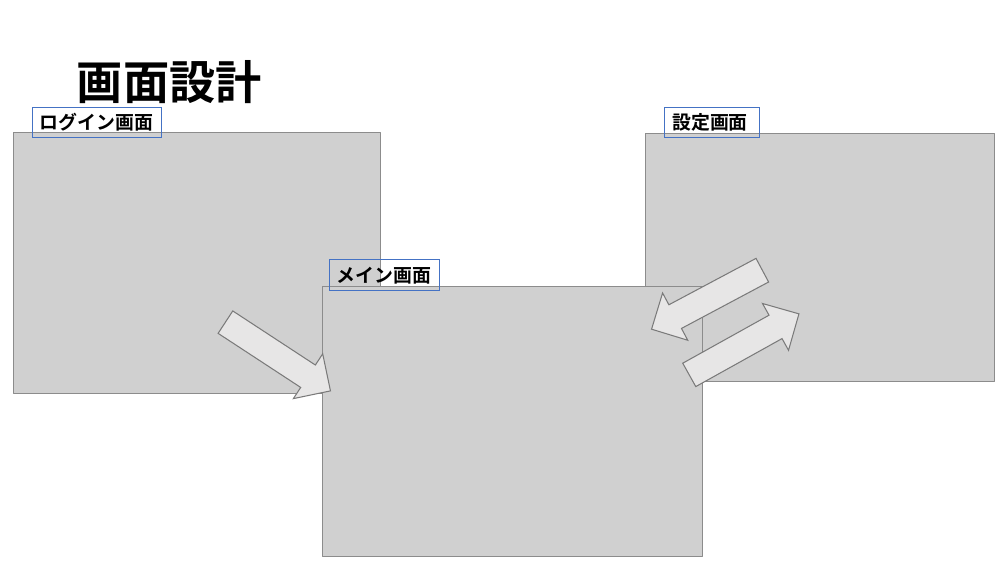
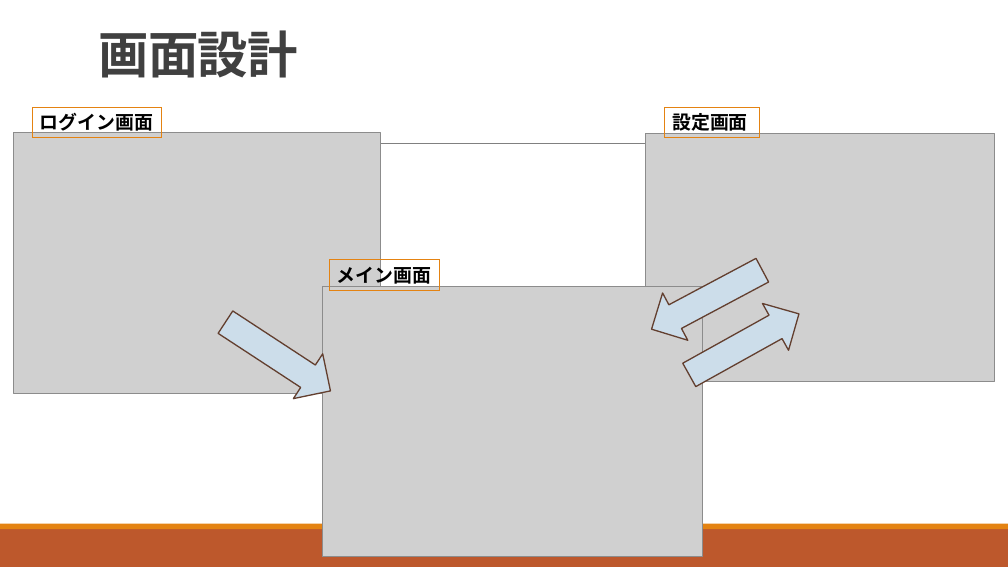
Before and after one commit to ivy239007/UG, a slide deck: slide 4 of プレゼン資料/Webアプリ開発発表資料藤谷 - コピー.pptx. Drawn at 1008x567 pixels with LibreOffice and Linux fonts; fonts in the diff are those of the drawing; grey boxes stand for pictures. Boxes give left, top, right and bottom in pixels: in the first picture for what was removed or moved away, otherwise in the second. Text is boxed around its words. In the diff, an @@ line names an element or a change of style, - is before the commit and + after.

```diff
--- a/プレゼン資料/Webアプリ開発発表資料藤谷 - コピー.pptx
+++ b/プレゼン資料/Webアプリ開発発表資料藤谷 - コピー.pptx
@@ title "画面設計": place and size @@
-title "画面設計" at [77,60,262,111]
+title "画面設計" at [98,30,298,78]
@@ title "画面設計" at [98,30,298,78]: size 44 to 48 pt, font Noto Sans CJK JP to Calibri, text colour #000000 to #404040, letter spacing 0 to -0.5 pt; line spacing 0.9 to 0.85; vertical alignment middle to bottom @@
@@ font Noto Sans CJK JP to Calibri; outline #4472C4 0.75 pt to #E48312 0.75 pt in 3 elements at [329,260,439,290], [33,107,162,138], [665,107,760,138] @@
@@ line added from (99, 144) to (923, 144), #808080 0.5 pt @@
@@ fill #E7E6E6 to #CCDDEA; outline #7A7A7A 1 pt to #63402F 1.25 pt in 3 elements at [211,300,345,414], [639,246,775,353], [677,290,812,398] @@
@@ rectangle added at [0,529,1008,567], fill #BD582C @@
@@ rectangle added at [0,524,1008,529], fill #E48312 @@
```
Also in this commit, not shown: 10 other slides changed, 1 other file.
